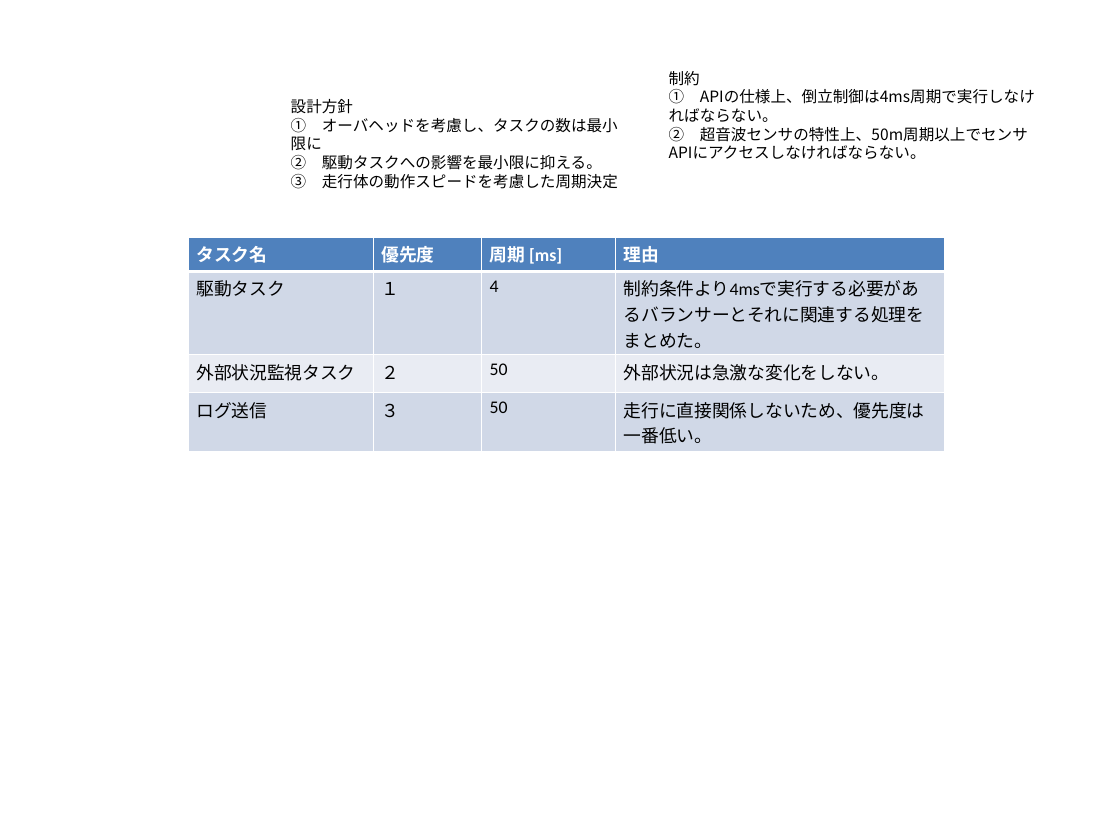
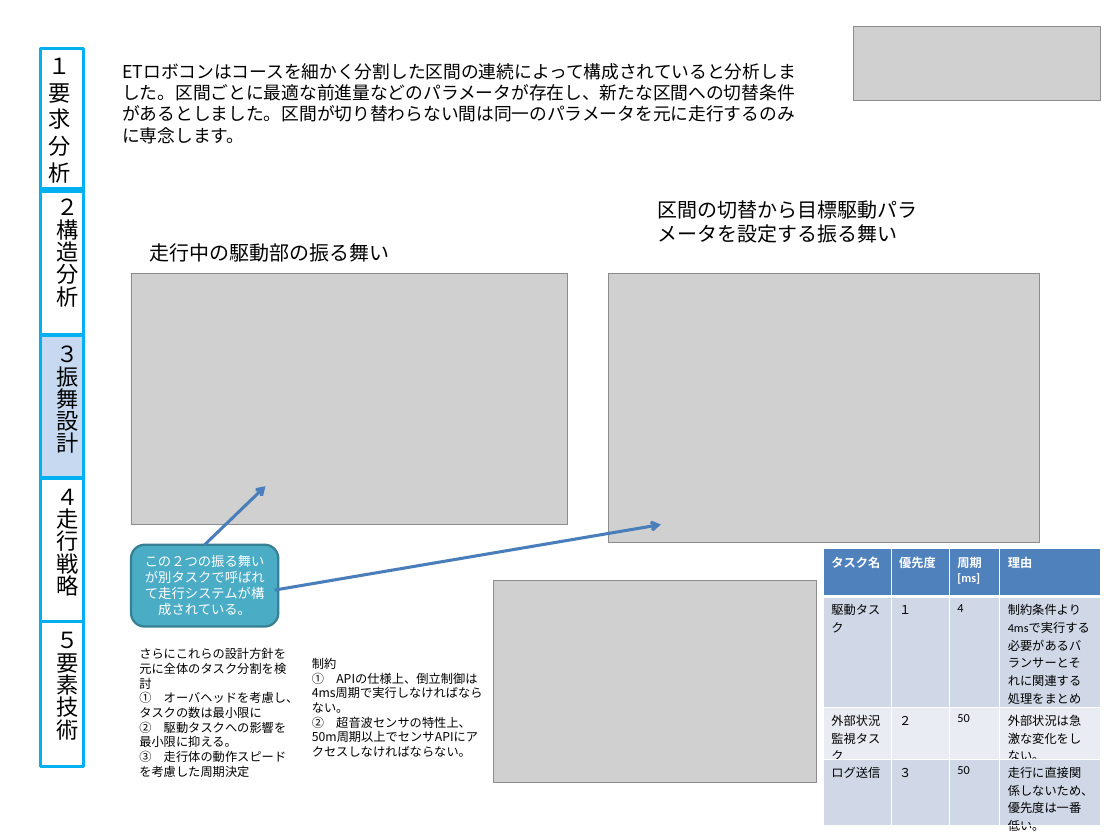
Before and after one commit to class-snct-rikitakelab/e-konbu2012, a slide deck: slide 5 of models/モデルシートver0.pptx. Drawn at 1120x840 pixels with LibreOffice and Linux fonts; fonts in the diff are those of the drawing; grey boxes stand for pictures. Boxes give left, top, right and bottom in pixels: in the first picture for what was removed or moved away, otherwise in the second. Text is boxed around its words. In the diff, an @@ line names an element or a change of style, - is before the commit and + after.

```diff
--- a/models/モデルシートver0.pptx
+++ b/models/モデルシートver0.pptx
@@ picture added at [854,26,1100,101] @@
@@ text added at [122,84,795,144], 16 pt, text #000000 @@
+ETロボコンはコースを細かく分割した区間の連続によって構成されていると分析しました。区間ごとに最適な前進量などのパラメータが存在し、新たな区間への切替条件があるとしました。区間が切り替わらない間は同一のパラメータを元に走行するのみに専念します。
@@ text added at [657,200,917,243], 18 pt, text #000000 @@
+区間の切替から目標駆動パラメータを設定する振る舞い
@@ text added at [149,243,389,262], 18 pt, text #000000 @@
+走行中の駆動部の振る舞い
@@ picture added at [131,274,568,525] @@
@@ picture added at [609,274,1040,542] @@
@@ arrow added from (205, 545) to (266, 486), #4B7EBC 2.75 pt @@
@@ arrow added from (274, 590) to (661, 525), #4B7EBC 2.75 pt @@
@@ rounded rectangle added at [131,545,278,626], fill #4BACC6, outline #377F92 2 pt, 12 pt, text #FFFFFF @@
+この２つの振る舞いが別タスクで呼ばれて走行システムが構成されている。
@@ table at [823,549,1101,839] @@
@@ size 16 to 11 pt @@
@@ table: place and size @@
-table at [188,238,944,452]
+table at [823,549,1101,839]
@@ picture added at [494,581,817,782] @@
@@ group added at [41,48,84,766]: 5 rectangles @@
+２構造分析
+３振舞設計
+４走行戦略
+１要求分析
+５要素技術
@@ text "さらにこれらの設計方針を元に全体のタスク分割を検討": place and size @@
-text "さらにこれらの設計方針を元に全体のタスク分割を検討" at [291,99,618,189]
+text "さらにこれらの設計方針を元に全体のタスク分割を検討" at [139,647,299,777]
@@ text at [139,647,286,692]: text changed; size 14 to 11 pt @@
-設計方針
+さらにこれらの設計方針を元に全体のタスク分割を検討
@@ text "制約": place and size @@
-text "制約" at [669,71,1035,159]
+text "制約" at [312,658,477,757]
@@ text "制約" at [312,658,477,757]: size 14 to 11 pt @@
@@ text at [139,691,299,777]: size 14 to 11 pt in "① オーバヘッドを考慮し、タスクの数は最小限に", "② 駆動タスクへの影響を最小限に抑える。", "③ 走行体の動作スピードを考慮した周期決定" @@
```
Also in this commit, not shown: 1 other slide changed, 3 slides added, 2 slides removed, 3 other files.
